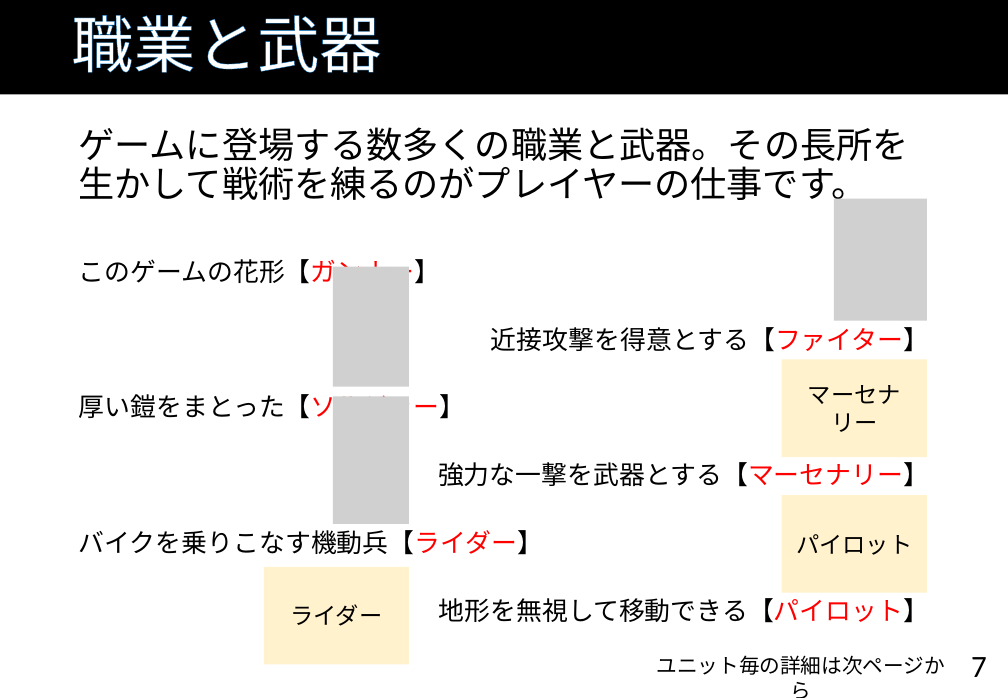
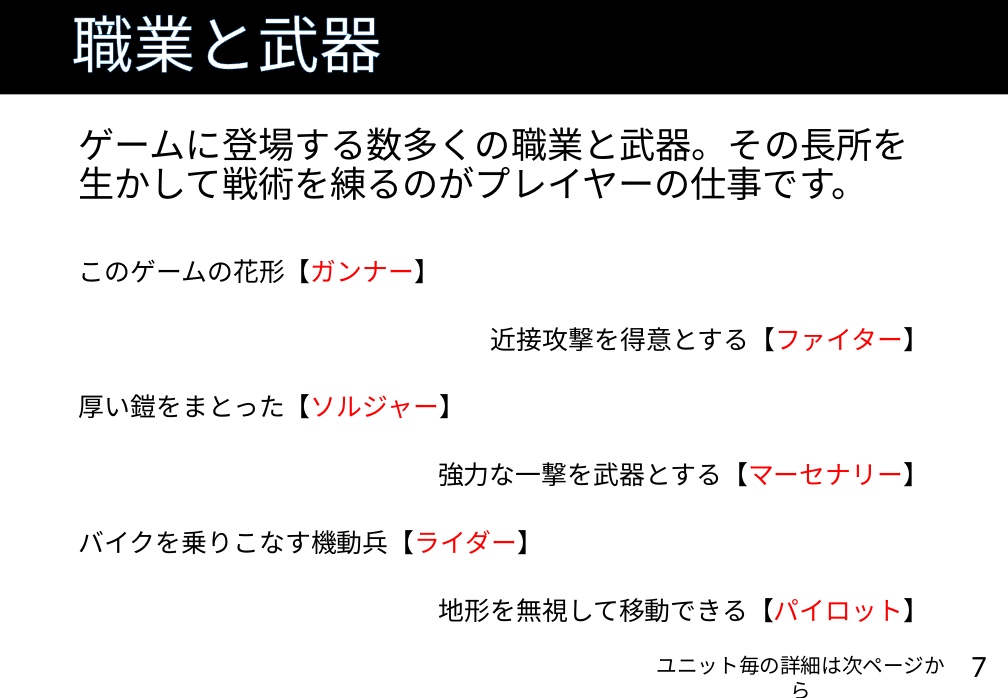
Before and after one commit to TaigaMizunuma/FreewheelExciter, a slide deck: slide 7 of Godlibrary/powerpoint/FE_proposal_ver0.5.pptx. Drawn at 1008x698 pixels with LibreOffice and Linux fonts; fonts in the diff are those of the drawing; grey boxes stand for pictures; background and template pictures are left out. Boxes give left, top, right and bottom in pixels: in the first picture for what was removed or moved away, otherwise in the second. Text is boxed around its words. In the diff, an @@ line names an element or a change of style, - is before the commit and + after.

```diff
--- a/Godlibrary/powerpoint/FE_proposal_ver0.5.pptx
+++ b/Godlibrary/powerpoint/FE_proposal_ver0.5.pptx
@@ picture removed at [834,198,927,320] @@
@@ picture removed at [333,267,410,387] @@
@@ rectangle removed at [782,359,927,457] @@
-マーセナリー
@@ picture removed at [333,396,410,524] @@
@@ rectangle removed at [782,495,927,593] @@
-パイロット
@@ rectangle removed at [264,567,410,665] @@
-ライダー
```
Also in this commit, not shown: 14 other slides changed, 1 slide added, 5 other files.
